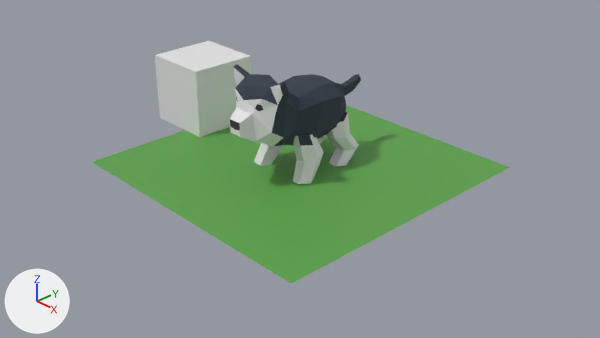
What one commit did to the Blender file blender/husky.blend.
Camera for both pictures: the file's camera 'Camera'. The axes (+X, +Y, +Z) are drawn at lower left. The lights are the same throughout.

Names of what the first picture shows: 'Plane', 'body', 'front-leg', 'one-meter', 'rear-leg'.
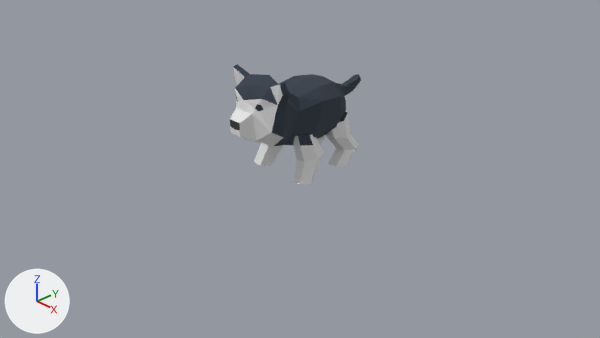
The change, as a list of edits to the scene's bpy script:
```text
Change ob_one_meter:
    add ob_one_meter.hide_set(True)
Change ob_plane:
    add ob_plane.hide_set(True)
```

Pixel boxes [x1, y1, x2, y2] of what changed, in the pictures (600 x 338 px):
'Plane', hidden (green)
    before: [93, 105, 510, 283]
'one-meter', hidden
    before: [155, 41, 251, 137]
